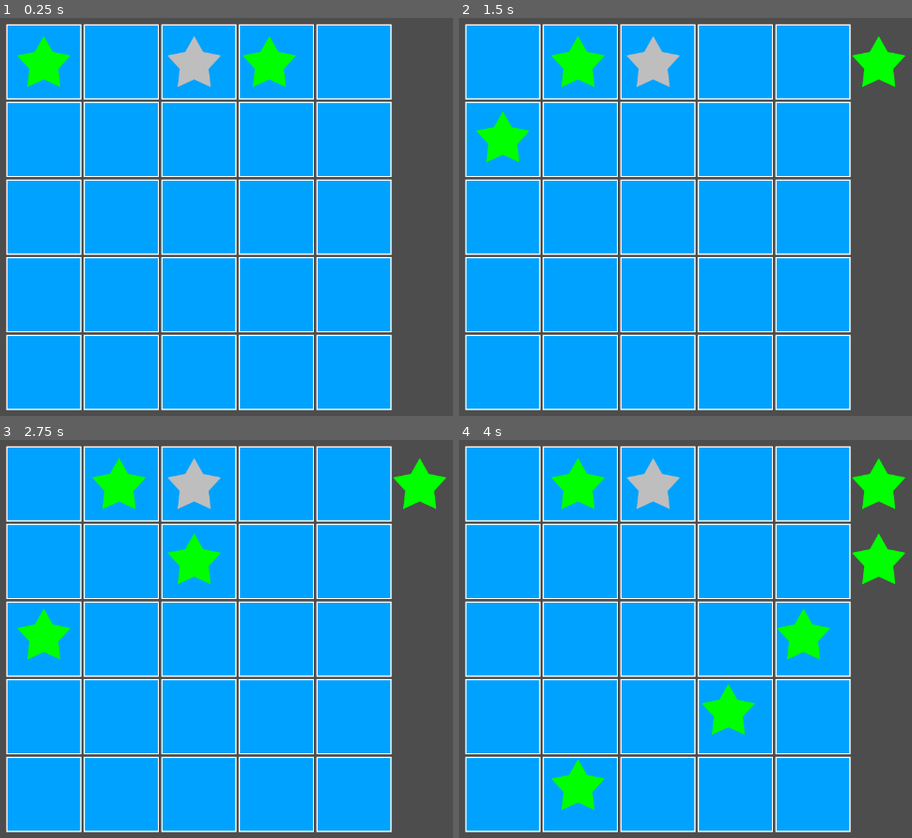
Above: before the commit, frames 1-4 (two rows, left to right).
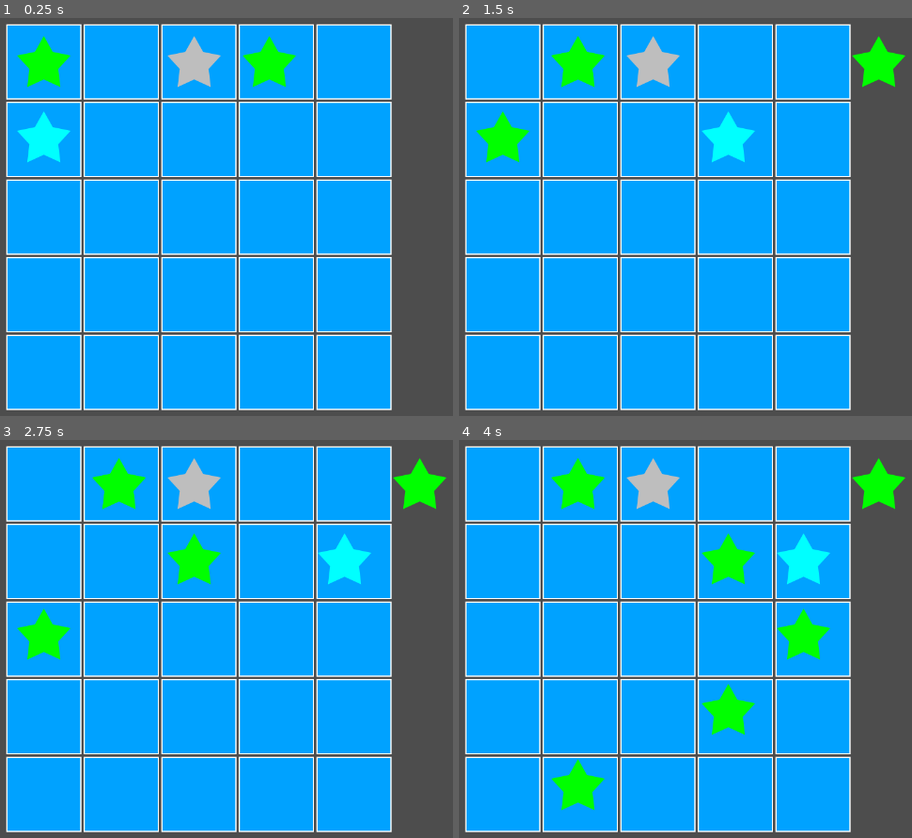
Above: after the commit, the same moments.

Repository: hunttis/ld-54
Game: Godot game, scene res://Assets/Scenes/PlayMode.tscn
The game is run twice, just before and just after one commit, with the same random seed, the same clock (stepped at 60 frames per second) and the same inputs. This scene is started directly instead of the project's main scene.
Inputs:
- Up to frame 1 (0.25 s): no input
- Up to frame 2 (1.5 s): tap Enter (ui_accept) at 0.5, 0.77, 1.25 s; tap 1 at 0.6 s; tap 2 at 1.35 s
- Up to frame 3 (2.75 s): tap Enter (ui_accept) at 1.52, 2 s; tap 3 at 2.1 s
- Up to frame 4 (4 s): tap Enter (ui_accept) at 2.75, 3.02, 3.5, 3.77 s; tap 4 at 2.85 s; tap 5 at 3.6 s

The runs differ from the first frame. In frame 1, 0.7% of the frame differs, in the area x 3-16%, y 23-37%; in frame 2, 0.7%; in frame 3, 0.7%; in frame 4, 2.2%, in the area x 53-99%, y 23-37%.

Commit message:
Fishing ship

Diff:
--- a/Assets/Scenes/Grid.gd
+++ b/Assets/Scenes/Grid.gd
@@ -1,6 +1,7 @@
 extends Node2D
 
 @onready var item_scene = preload("res://Assets/Scenes/Item.tscn")
+@onready var fishing_ship_scene = preload("res://Assets/Scenes/Items/FishingShip.tscn")
 @onready var items_node = $Items
 
 @export var rows = 5
@@ -19,7 +20,11 @@
 
 	var item1 = place_item_grid(0, 0, Item.State.Movable)
 	var item2 = place_item_grid(0, 2, Item.State.Immobile)
-	var item3 = place_item_grid(0, 3)
+	var item3 = place_item_grid(0, 3, Item.State.Movable)
+
+
+	var fishing_ship = fishing_ship_scene.instantiate()
+	place_typed_item_grid(1, 0, fishing_ship)
 
 # Called every frame. 'delta' is the elapsed time since the previous frame.
 func _process(delta) -> void:
@@ -55,6 +60,16 @@
 	items[row][column] = item
 	return item
 
+func place_typed_item_grid(row: int, column: int, item: Item) -> Item:
+	var item_x = cell_size * column + cell_size / 2
+	var item_y = cell_size * row + cell_size / 2
+	# TODO: grid gap size
+	item.position.x = item_x
+	item.position.y = item_y
+	items_node.add_child(item)
+	items[row][column] = item
+	return item
+
 func advance() -> void:
 	for row in range(0, rows):
 		advance_row(row)
--- /dev/null
+++ b/Assets/Scenes/Items/FishingShip.gd
@@ -0,0 +1,11 @@
+extends "res://Assets/Scenes/Item.gd"
+
+func _ready():
+	self.modulate = Color.AQUA
+
+func can_move(i: int, row: Array) -> bool:
+	if i == row.size() - 2:
+		state = State.Immobile
+
+	var right: Item = row[i + 1] if i < row.size() - 1 else null
+	return state != State.Immobile and (right == null or right.state != State.Immobile)
--- /dev/null
+++ b/Assets/Scenes/Items/FishingShip.tscn
@@ -0,0 +1,23 @@
+[gd_scene load_steps=5 format=3 uid="uid://crgimayxixsq2"]
+
+[ext_resource type="Texture2D" uid="uid://cm0xuy2v7qkb0" path="res://Assets/Images/star.png" id="1_lceby"]
+[ext_resource type="Script" path="res://Assets/Scenes/Items/FishingShip.gd" id="1_p5f83"]
+
+[sub_resource type="AtlasTexture" id="AtlasTexture_njlnk"]
+atlas = ExtResource("1_lceby")
+region = Rect2(0, 0, 96, 96)
+
+[sub_resource type="SpriteFrames" id="SpriteFrames_sg3em"]
+animations = [{
+"frames": [{
+"duration": 1.0,
+"texture": SubResource("AtlasTexture_njlnk")
+}],
+"loop": true,
+"name": &"default",
+"speed": 5.0
+}]
+
+[node name="FishingShip" type="AnimatedSprite2D"]
+sprite_frames = SubResource("SpriteFrames_sg3em")
+script = ExtResource("1_p5f83")
Not shown: 1 places in Assets/Scenes/PlayMode.tscn that only renumber resources
